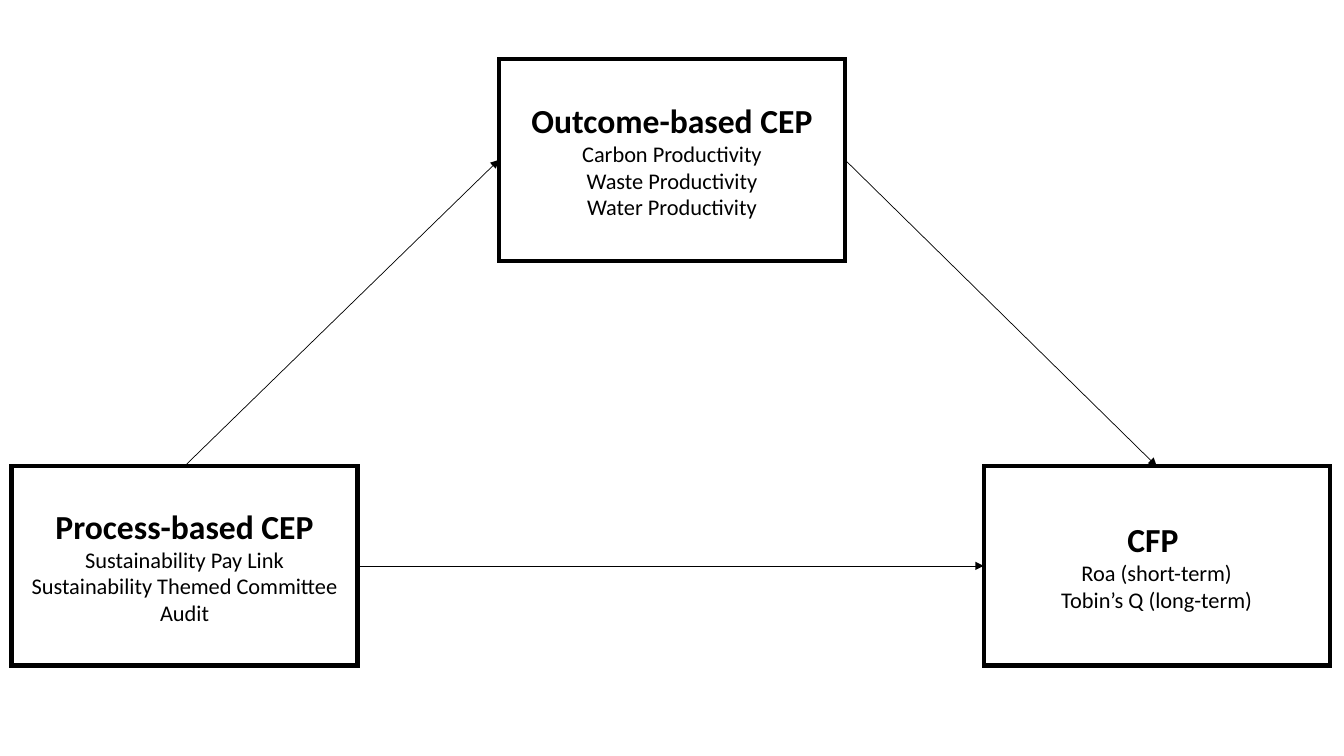
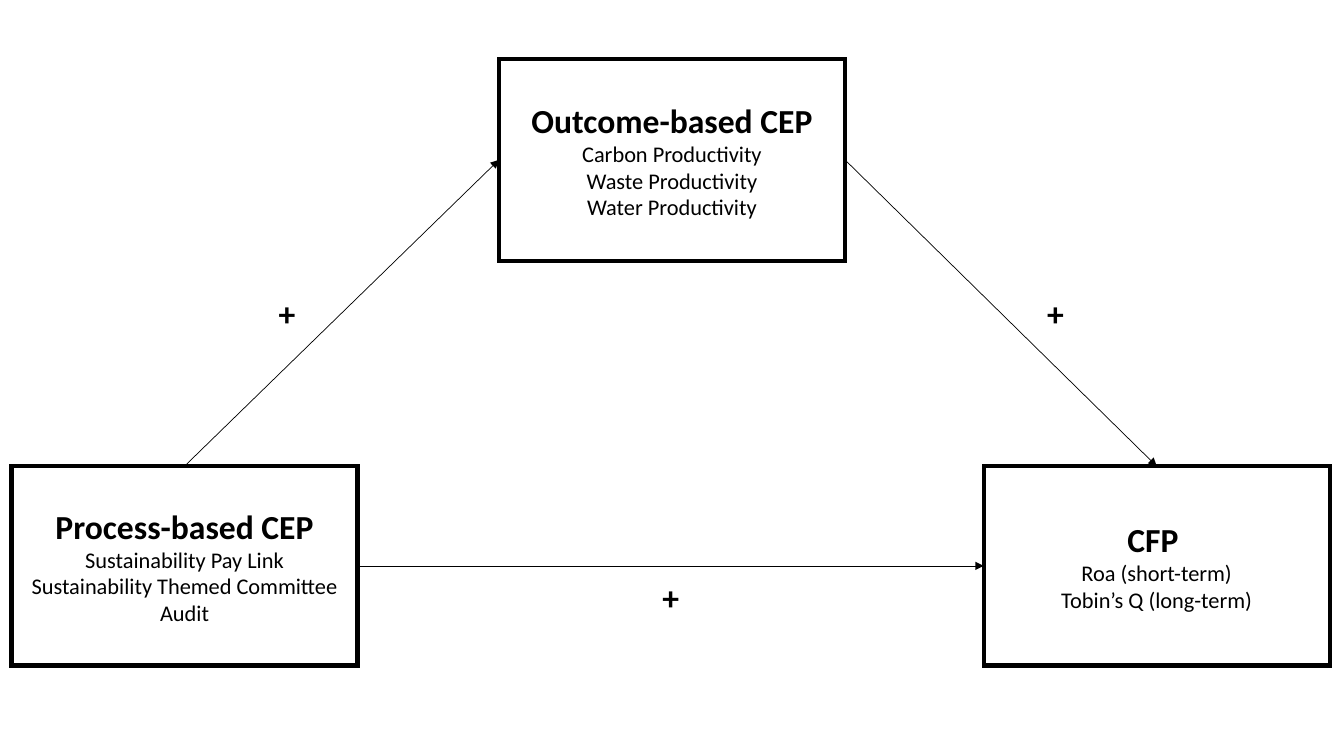
Before and after one commit to pkinif/Master-s-Thesis, a slide deck: slide 1 of Child/figures/ResearchFramework.pptx. Drawn at 1344x756 pixels with LibreOffice and Linux fonts; fonts in the diff are those of the drawing. Boxes give left, top, right and bottom in pixels: in the first picture for what was removed or moved away, otherwise in the second. Text is boxed around its words. In the diff, an @@ line names an element or a change of style, - is before the commit and + after.

```diff
--- a/Child/figures/ResearchFramework.pptx
+++ b/Child/figures/ResearchFramework.pptx
@@ text added at (x1=233, y1=287, x2=342, y2=338), 24 pt, text #000000, bold @@
++
@@ text added at (x1=1001, y1=287, x2=1110, y2=338), 24 pt, text #000000, bold @@
++
@@ text added at (x1=616, y1=573, x2=725, y2=623), 24 pt, text #000000, bold @@
++
```
Also in this commit, not shown: 11 other files.
